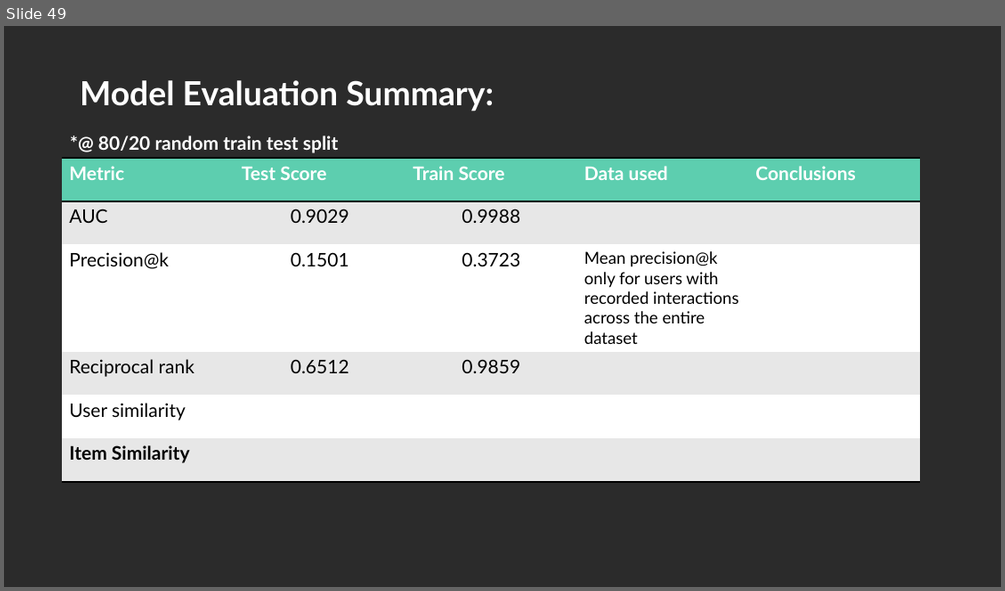
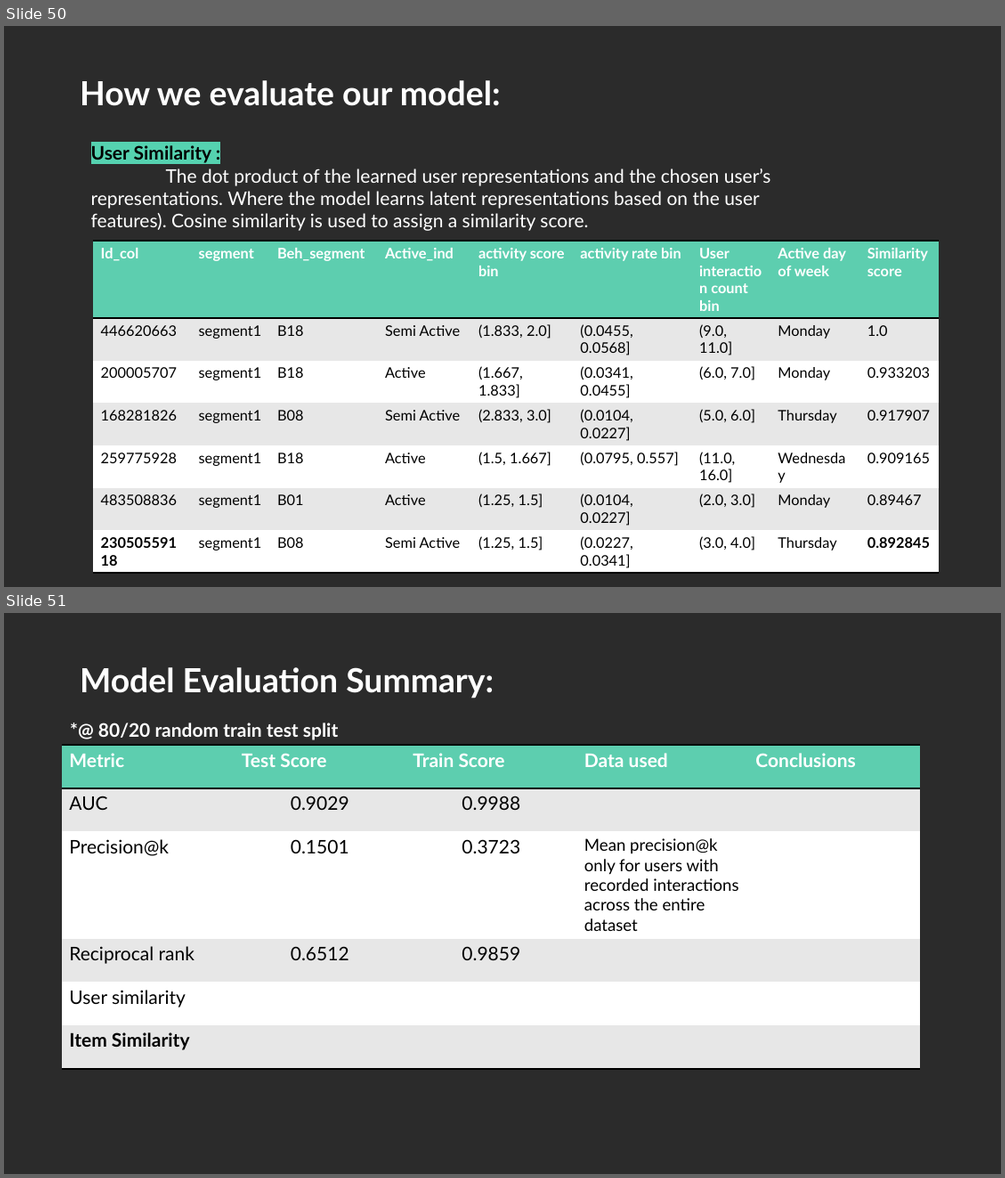
Before and after one commit to lizesteyn/FNBdataquest, a slide deck: Presentation1bkp.pptx. Shown one above the other, each under a label of ours: slide 49 before the commit, slides 50 and 51 after it. The pictures are 1005x591 and 1005x1178 pixels, drawn with LibreOffice and Linux fonts; fonts in the diff are those of the drawing; background and template pictures are left out; a plain dark background stands for a picture behind light text. Boxes give left, top, right and bottom in pixels: in the first picture for what was removed or moved away, otherwise in the second. Text is boxed around its words. In the diff, an @@ line names an element or a change of style, - is before the commit and + after.

```diff
--- a/Presentation1bkp.pptx
+++ b/Presentation1bkp.pptx
@@ slide 50 added at <box>4,26,1001,587</box>, background picture (left out) @@
@@ text added at <box>80,80,501,106</box>, 32 pt, text #FFFFFF, bold @@
+How we evaluate our model:
@@ text added at <box>91,145,771,231</box>, 18 pt, text #FFFFFF @@
+User Similarity :
+The dot product of the learned user representations and the chosen user’s representations. Where the model learns latent representations based on the user features). Cosine similarity is used to assign a similarity score.
@@ table added at <box>93,240,938,572</box>, 7 rows, 9 columns @@
+Id_col | segment | Beh_segment | Active_ind | activity score bin | activity rate bin | User interaction count bin | Active day of week | Similarity score
+446620663 | segment1 | B18 | Semi Active | (1.833, 2.0] | (0.0455, 0.0568] | (9.0, 11.0] | Monday | 1.0
+200005707 | segment1 | B18 | Active | (1.667, 1.833] | (0.0341, 0.0455] | (6.0, 7.0] | Monday | 0.933203
+168281826 | segment1 | B08 | Semi Active | (2.833, 3.0] | (0.0104, 0.0227] | (5.0, 6.0] | Thursday | 0.917907
+259775928 | segment1 | B18 | Active | (1.5, 1.667] | (0.0795, 0.557] | (11.0, 16.0] | Wednesday | 0.909165
+483508836 | segment1 | B01 | Active | (1.25, 1.5] | (0.0104, 0.0227] | (2.0, 3.0] | Monday | 0.89467
+23050559118 | segment1 | B08 | Semi Active | (1.25, 1.5] | (0.0227, 0.0341] | (3.0, 4.0] | Thursday | 0.892845
@@ what was slide 49 is now slide 51 @@
```
Also in this commit, not shown: 1 slide changed, 1 other slide added.
